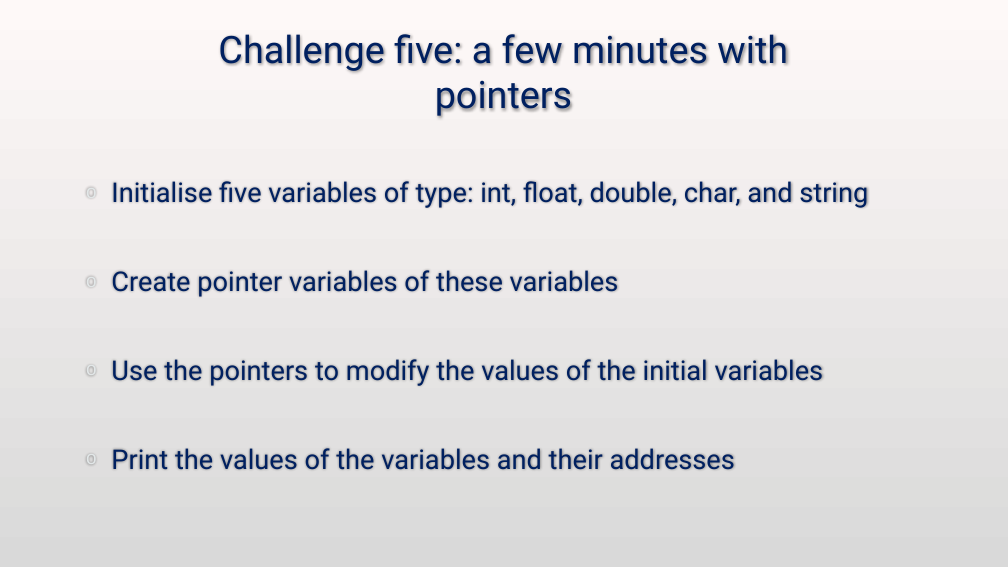
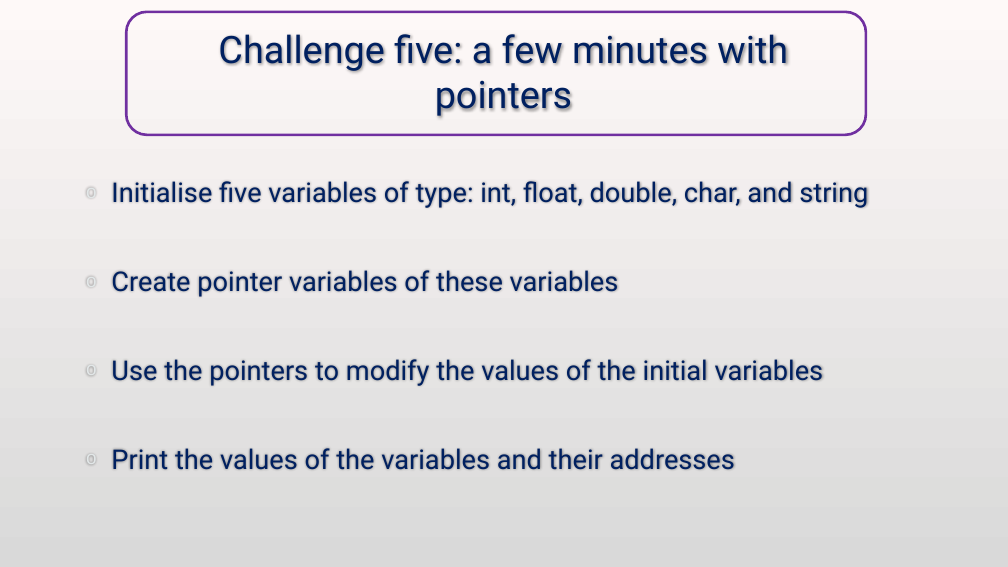
Before and after one commit to Alex-Hill94/Alex-Hill94.github.io, a slide deck: slide 38 of Workshop/Intro_to_C++/WS3.pptx. Drawn at 1008x567 pixels with LibreOffice and Linux fonts; fonts in the diff are those of the drawing; background and template pictures are left out. Boxes give left, top, right and bottom in pixels: in the first picture for what was removed or moved away, otherwise in the second. Text is boxed around its words. In the diff, an @@ line names an element or a change of style, - is before the commit and + after.

```diff
--- a/Workshop/Intro_to_C++/WS3.pptx
+++ b/Workshop/Intro_to_C++/WS3.pptx
@@ rounded rectangle added at box(126, 12, 866, 135), outline #7030A0 2.5 pt @@
```
Also in this commit, not shown: 5 other slides changed, 2 other files.
